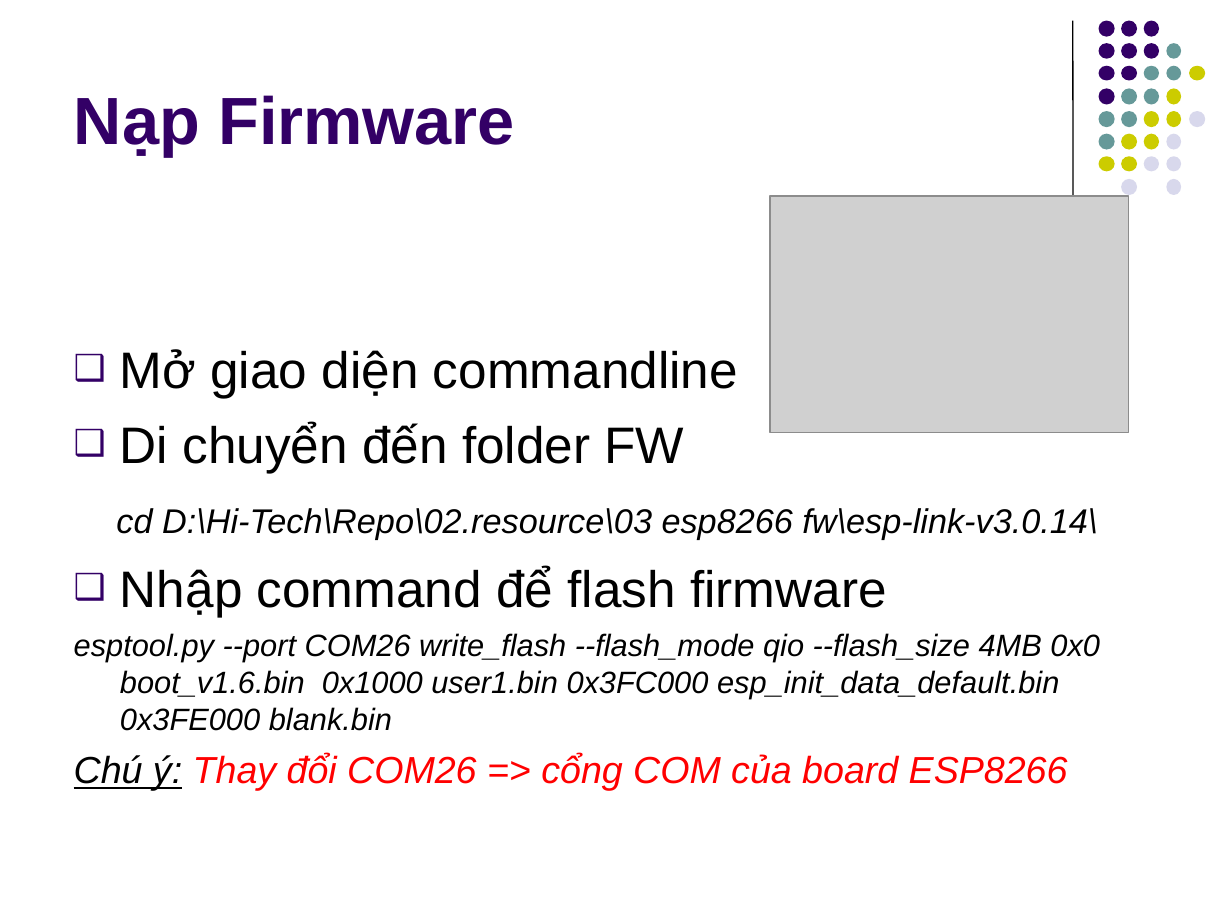
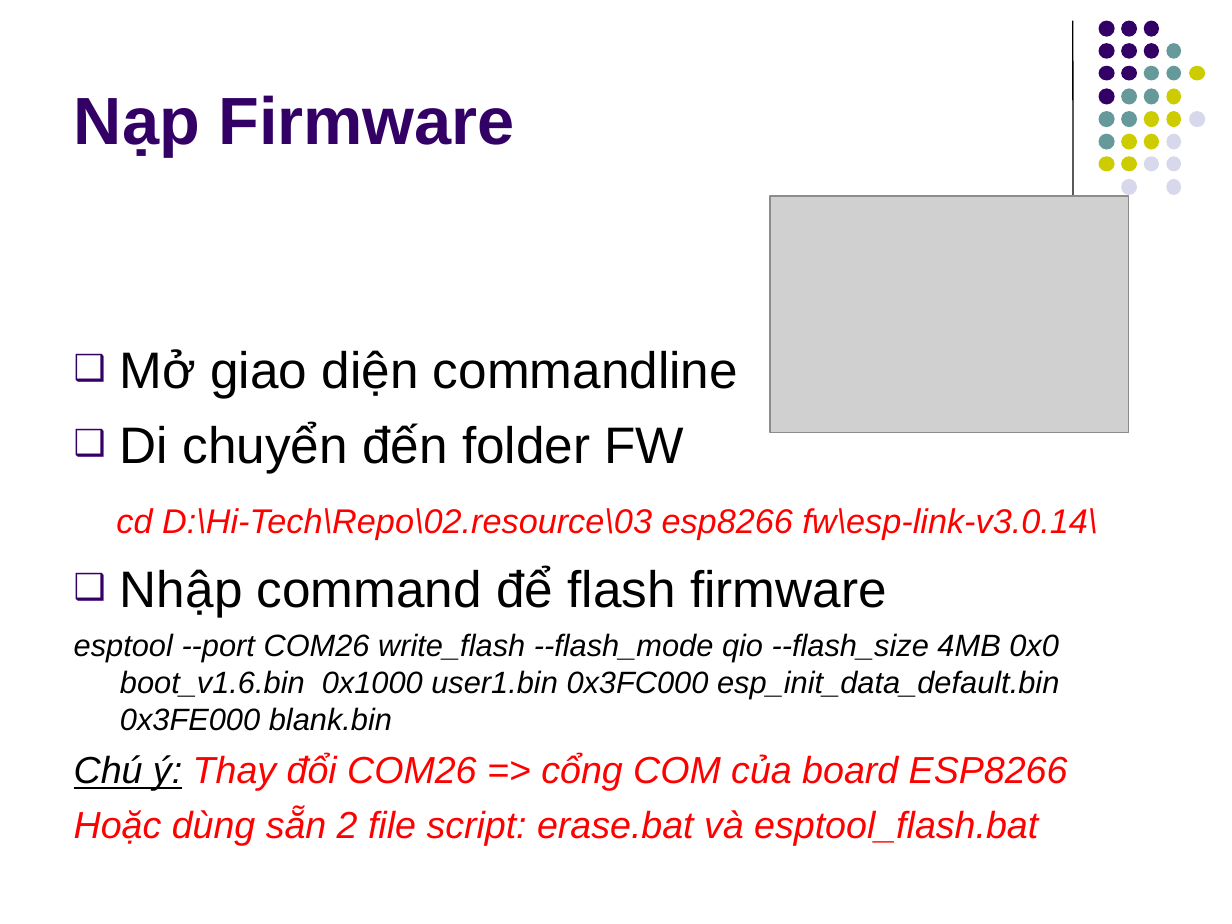
Before and after one commit to kmtekvn/hi-tech, a slide deck: slide 9 of 01.slides/Buoi 2 - ESP8266 Basic/02 - Giao tiếp ESP8266.ppt (slide 4 before the commit). Drawn at 1232x924 pixels with LibreOffice and Linux fonts; fonts in the diff are those of the drawing; grey boxes stand for pictures. Boxes give left, top, right and bottom in pixels: in the first picture for what was removed or moved away, otherwise in the second. Text is boxed around its words. In the diff, an @@ line names an element or a change of style, - is before the commit and + after.

```diff
--- a/01.slides/Buoi 2 - ESP8266 Basic/02 - Giao tiếp ESP8266.ppt
+++ b/01.slides/Buoi 2 - ESP8266 Basic/02 - Giao tiếp ESP8266.ppt
@@ text at (116,508,1097,539): text colour #000000 to #FF0000 in "cd D:\Hi-Tech\Repo\02.resource\03 esp8266 fw\esp-link-v3.0.1 ..." @@
@@ text at (74,633,1059,731): text changed @@
-esptool.py --port COM26 write_flash --flash_mode qio --flash_size 4MB 0x0 boot_v1.6.bin 0x1000 user1.bin 0x3FC000 esp_init_data_default.bin 0x3FE000 blank.bin
+esptool --port COM26 write_flash --flash_mode qio --flash_size 4MB 0x0 boot_v1.6.bin 0x1000 user1.bin 0x3FC000 esp_init_data_default.bin 0x3FE000 blank.bin
@@ text at (74,808,1038,845): paragraph added @@
+Hoặc dùng sẵn 2 file script: erase.bat và esptool_flash.bat
```
Also in this commit, not shown: 2 other slides changed, 6 slides added, 4 other files.
